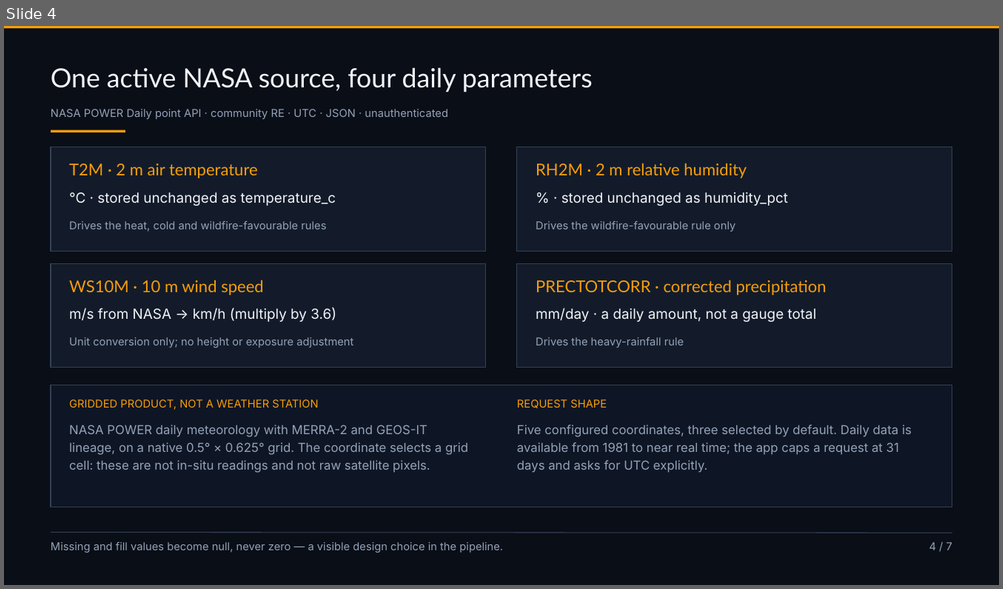
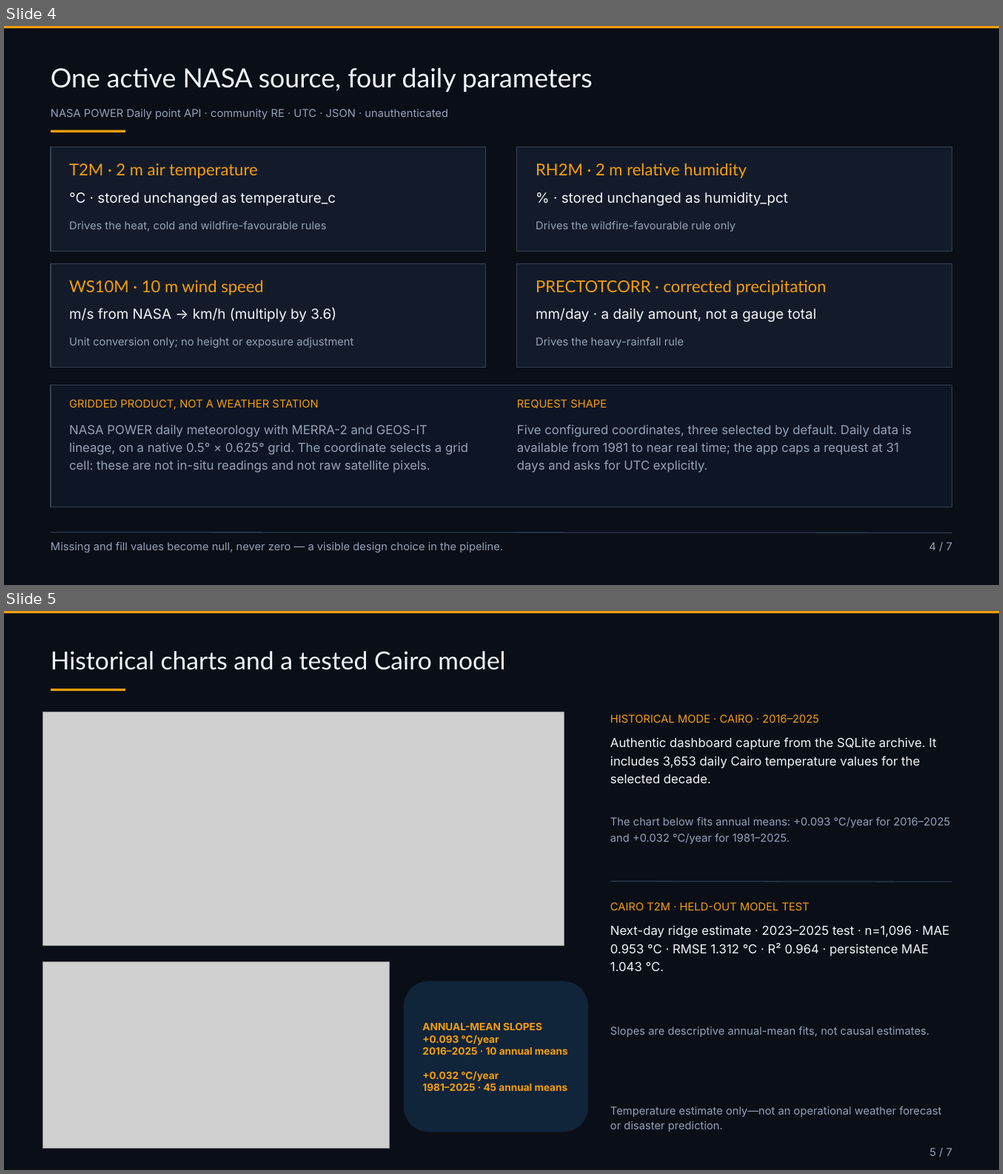
Before and after one commit to aliahmed-star/earthscope, a slide deck: submission_deliverables_2026-11-14/EarthScope_Final_Presentation.pptx. Shown one above the other, each under a label of ours: slide 4 before the commit, slides 4 and 5 after it. The pictures are 1003x589 and 1003x1174 pixels, drawn with LibreOffice and Linux fonts; fonts in the diff are those of the drawing; grey boxes stand for pictures. Boxes give left, top, right and bottom in pixels: in the first picture for what was removed or moved away, otherwise in the second. Text is boxed around its words. In the diff, an @@ line names an element or a change of style, - is before the commit and + after.

```diff
--- a/submission_deliverables_2026-11-14/EarthScope_Final_Presentation.pptx
+++ b/submission_deliverables_2026-11-14/EarthScope_Final_Presentation.pptx
@@ slide 5 added at <box>4,611,999,1170</box>, background #0A0E17 @@
@@ rectangle added at <box>4,611,999,613</box>, fill #F59E0B @@
@@ text added at <box>51,651,505,670</box>, 32 pt, text #F1F5F9 @@
+Historical charts and a tested Cairo model
@@ rectangle added at <box>51,689,125,691</box>, fill #F59E0B @@
@@ picture added at <box>42,712,563,945</box> @@
@@ text added at <box>610,715,819,723</box>, 14 pt, text #F59E0B @@
+HISTORICAL MODE · CAIRO · 2016–2025
@@ text added at <box>610,738,936,784</box>, 16 pt, text #F1F5F9 @@
+Authentic dashboard capture from the SQLite archive. It includes 3,653 daily Cairo temperature values for the selected decade.
@@ text added at <box>610,817,950,844</box>, 14 pt, text #94A3B8 @@
+The chart below fits annual means: +0.093 °C/year for 2016–2025 and +0.032 °C/year for 1981–2025.
@@ line added from (610, 881) to (952, 882), #334155 1 pt @@
@@ text added at <box>610,903,809,911</box>, 14 pt, text #F59E0B @@
+CAIRO T2M · HELD-OUT MODEL TEST
@@ text added at <box>610,925,949,971</box>, 16 pt, text #F1F5F9 @@
+Next-day ridge estimate · 2023–2025 test · n=1,096 · MAE 0.953 °C · RMSE 1.312 °C · R² 0.964 · persistence MAE 1.043 °C.
@@ picture added at <box>42,963,390,1148</box> @@
@@ rounded rectangle added at <box>404,981,588,1133</box>, fill #10243A @@
@@ text added at <box>422,1023,568,1091</box>, 13 pt, text #F59E0B, bold @@
+ANNUAL-MEAN SLOPES
++0.093 °C/year
+2016–2025 · 10 annual means
++0.032 °C/year
+1981–2025 · 45 annual means
@@ text added at <box>610,1027,929,1037</box>, 14 pt, text #94A3B8 @@
+Slopes are descriptive annual-mean fits, not causal estimates.
@@ text added at <box>610,1107,941,1132</box>, 14 pt, text #94A3B8 @@
+Temperature estimate only—not an operational weather forecast or disaster prediction.
@@ text added at <box>929,1148,952,1156</box>, 14 pt, text #94A3B8 @@
+5 / 7
```
Also in this commit, not shown: 5 slides changed, 1 slide removed, 31 other files.
